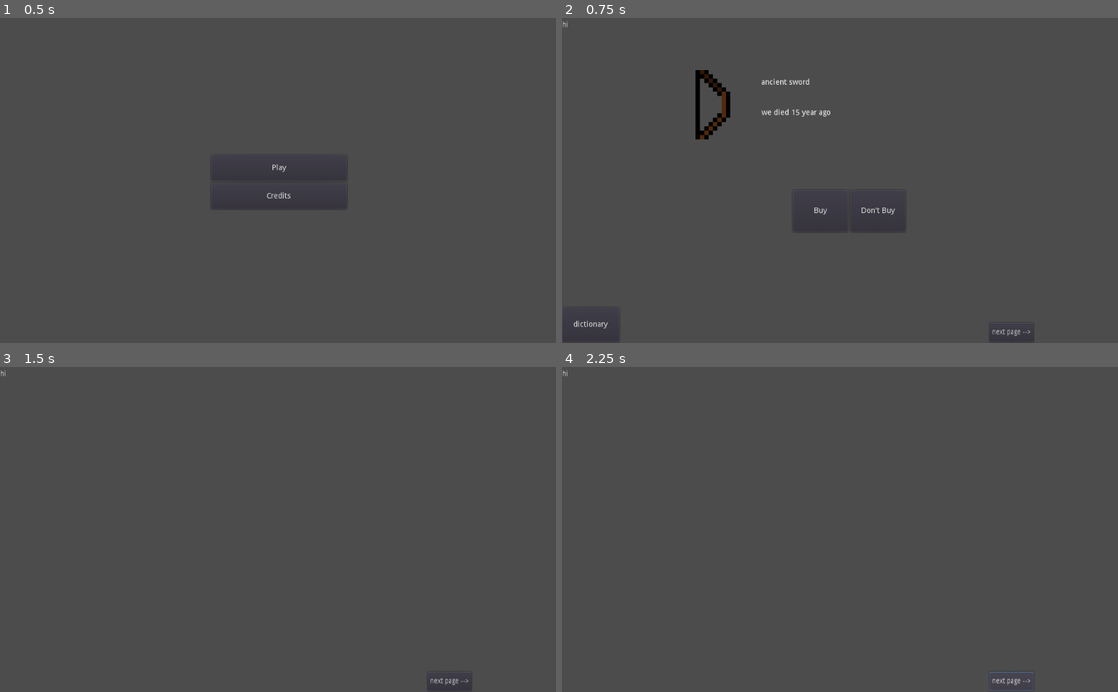
Above: before the commit, frames 1-4 (two rows, left to right).
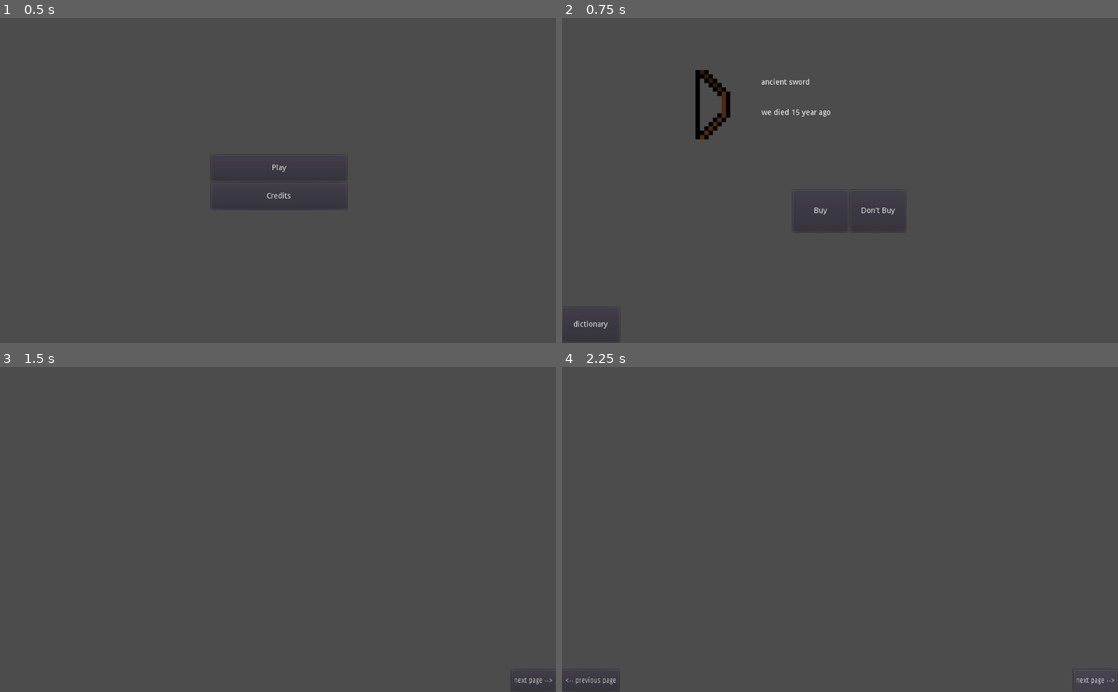
Above: after the commit, the same moments.

Repository: Birdoflames/BrackeysGameJam
Game: Godot game, scene res://Start_Scene.tscn
Two runs of this game, one before a commit and one after it. Both use one fixed random seed, a clock stepped at 60 frames per second and the inputs below.
Inputs:
- Up to frame 1 (0.5 s): no input
- Up to frame 2 (0.75 s): click "Play" at 0.5 s
- Up to frame 3 (1.5 s): click "dictionary" at 1.25 s
- Up to frame 4 (2.25 s): click "next page -->" at 2 s

Frame 1 is identical in both runs. In frame 2, less than 0.1% of the frame differs, in the area x 0-85%, y 1-100%; in frame 3, 0.1%; in frame 4, 0.2%, in the area x 0-100%, y 1-100%.
Error after the commit: Attempt to call function 'dictionary_story' in base 'null instance' on a null instance. (res://Dictonary.gd:20)

Commit message:
dictionary main

Diff:
--- a/Bow.gd
+++ b/Bow.gd
@@ -14,5 +14,4 @@
 func dictionary_story():
 	var dictionary_story = "they died " + years_ago + " years_ago"
 
-	get_parent().get_node("Artifacts_book/ancient bow Label").text = dictionary_story
-	print(get_parent().get_node("Artifacts_book/ancient bow Label").get_text())
+	get_parent().get_node("Artifacts_book/page 1/ancient bow label").text = dictionary_story
--- a/Dictonary.gd
+++ b/Dictonary.gd
@@ -2,21 +2,43 @@
 
 var dictionary_open = false
 
+
 func _physics_process(delta):
-	get_node("ancient bow Label").show()
+	if get_tree().current_scene.name == "Artifacts_book":
+		dict_func()
 
 
 func _on_dictionary_button_pressed():
 	get_tree().change_scene_to(load("res://Dictonary.tscn"))
+
+func dict_func():
+	get_parent().get_node("Artifacts_book").show()
 	var sprites = ["ancient sword", "ancient bow", "genie's oil lamp", "Mona Lisa's picture", "diamond ring", "diamond necklace", "cup", "axe", "vase", "lamp", "candlestick", "painting", "chandelier"]
 
 	for sprite in sprites:
+		print(get_parent())
 		get_parent().get_node("Bow").dictionary_story()
-
-
 
 #	timer.set_wait_time(2)
 #	timer.start()
 #	print(timer.get_time_left())
 
 #func _on_Timer_timeout():
+
+
+
+
+func _on_page_1_button_pressed():
+	get_parent().get_node("Artifacts_book/page 1").show()
+	get_parent().get_node("Artifacts_book/page 2").hide()
+	get_parent().get_node("Artifacts_book/page 3").hide()
+
+func _on_page_2_button_pressed():
+	get_parent().get_node("Artifacts_book/page 2").show()
+	get_parent().get_node("Artifacts_book/page 1").hide()
+	get_parent().get_node("Artifacts_book/page 3").hide()
+
+func _on_page_3_button_pressed():
+	get_parent().get_node("Artifacts_book/page 3").show()
+	get_parent().get_node("Artifacts_book/page 2").hide()
+	get_parent().get_node("Artifacts_book/page 1").hide()
--- a/Dictonary.tscn
+++ b/Dictonary.tscn
@@ -1,47 +1,158 @@
-[gd_scene load_steps=3 format=2]
+[gd_scene load_steps=2 format=2]
 
 [ext_resource path="res://Dictonary.gd" type="Script" id=1]
-[ext_resource path="res://page 2.gd" type="Script" id=2]
 
 [node name="Artifacts_book" type="Node2D"]
 scale = Vector2( 0.848288, 1 )
 script = ExtResource( 1 )
 
-[node name="ancient bow Label" type="Label" parent="."]
-margin_left = 1.0
-margin_top = 6.0
-margin_right = 389.0
-margin_bottom = 154.0
-text = "hi"
-__meta__ = {
-"_edit_use_anchors_": false
-}
+[node name="page 1" type="Node2D" parent="."]
 
-[node name="Button" type="Button" parent="."]
-margin_left = 928.0
-margin_top = 563.0
-margin_right = 1024.0
-margin_bottom = 598.0
+[node name="page 2 button" type="Button" parent="page 1"]
+margin_left = 1110.0
+margin_top = 559.0
+margin_right = 1206.0
+margin_bottom = 599.0
 text = "next page -->"
 __meta__ = {
 "_edit_use_anchors_": false
 }
 
-[node name="page 2" type="Node2D" parent="."]
-script = ExtResource( 2 )
-
-[node name="Label" type="Label" parent="page 2"]
-margin_right = 40.0
-margin_bottom = 14.0
+[node name="ancient bow label" type="Label" parent="page 1"]
+margin_right = 297.0
+margin_bottom = 140.0
 __meta__ = {
 "_edit_use_anchors_": false
 }
 
-[node name="Label" type="Label" parent="page 2/Label"]
-margin_right = 40.0
-margin_bottom = 14.0
+[node name="Label2" type="Label" parent="page 1"]
+margin_top = 180.0
+margin_right = 300.0
+margin_bottom = 320.0
 __meta__ = {
 "_edit_use_anchors_": false
 }
 
-[connection signal="pressed" from="Button" to="page 2" method="_on_Button_pressed"]
+[node name="Label3" type="Label" parent="page 1"]
+margin_top = 360.0
+margin_right = 300.0
+margin_bottom = 500.0
+__meta__ = {
+"_edit_use_anchors_": false
+}
+
+[node name="Label4" type="Label" parent="page 1"]
+margin_left = 905.894
+margin_right = 1205.89
+margin_bottom = 140.0
+__meta__ = {
+"_edit_use_anchors_": false
+}
+
+[node name="Label5" type="Label" parent="page 1"]
+margin_left = 905.894
+margin_top = 180.0
+margin_right = 1205.89
+margin_bottom = 320.0
+__meta__ = {
+"_edit_use_anchors_": false
+}
+
+[node name="Label6" type="Label" parent="page 1"]
+margin_left = 905.894
+margin_top = 360.0
+margin_right = 1205.89
+margin_bottom = 500.0
+__meta__ = {
+"_edit_use_anchors_": false
+}
+
+[node name="page 2" type="Node2D" parent="."]
+visible = false
+
+[node name="Label4" type="Label" parent="page 2"]
+margin_right = 300.0
+margin_bottom = 140.0
+__meta__ = {
+"_edit_use_anchors_": false
+}
+
+[node name="Label5" type="Label" parent="page 2"]
+margin_top = 180.0
+margin_right = 300.0
+margin_bottom = 320.0
+__meta__ = {
+"_edit_use_anchors_": false
+}
+
+[node name="Label6" type="Label" parent="page 2"]
+margin_top = 360.0
+margin_right = 300.0
+margin_bottom = 500.0
+__meta__ = {
+"_edit_use_anchors_": false
+}
+
+[node name="Label7" type="Label" parent="page 2"]
+margin_left = 905.894
+margin_right = 1205.89
+margin_bottom = 140.0
+__meta__ = {
+"_edit_use_anchors_": false
+}
+
+[node name="Label8" type="Label" parent="page 2"]
+margin_left = 905.894
+margin_top = 180.0
+margin_right = 1205.89
+margin_bottom = 320.0
+__meta__ = {
+"_edit_use_anchors_": false
+}
+
+[node name="Label9" type="Label" parent="page 2"]
+margin_left = 905.894
+margin_top = 360.0
+margin_right = 1205.89
+margin_bottom = 500.0
+__meta__ = {
+"_edit_use_anchors_": false
+}
+
+[node name="page 3 button" type="Button" parent="page 2"]
+margin_left = 1110.0
+margin_top = 559.0
+margin_right = 1206.0
+margin_bottom = 599.0
+text = "next page -->"
+__meta__ = {
+"_edit_use_anchors_": false
+}
+
+[node name="page 1 button" type="Button" parent="page 2"]
+margin_left = 1.0
+margin_top = 559.0
+margin_right = 97.0
+margin_bottom = 599.0
+text = "<-- previous page"
+__meta__ = {
+"_edit_use_anchors_": false
+}
+
+[node name="page 3" type="Node2D" parent="."]
+visible = false
+
+[node name="page 2 button" type="Button" parent="page 3"]
+margin_left = 1.17883
+margin_top = 559.0
+margin_right = 97.1788
+margin_bottom = 599.0
+text = "<-- previous page"
+__meta__ = {
+"_edit_use_anchors_": false
+}
+
+[connection signal="pressed" from="page 1/page 2 button" to="." method="_on_page_2_button_pressed"]
+[connection signal="pressed" from="page 2/page 3 button" to="." method="_on_page_3_button_pressed"]
+[connection signal="pressed" from="page 2/page 1 button" to="." method="_on_page_1_button_pressed"]
+[connection signal="pressed" from="page 3/page 2 button" to="." method="_on_page_2_button_pressed"]
--- a/Game_Scene.gd
+++ b/Game_Scene.gd
@@ -12,9 +12,9 @@
 	rnd.randomize()
 	var chosen_one = sprites[rnd.randi_range(0, 12)]
 
-	var get_story = get_node("Node/Bow").story()
+	var get_story = get_node("Bow").story()
 
-	get_node("Node/Bow").show()
+	get_node("Bow").show()
 
 	get_node("name label").text = chosen_one
 
@@ -22,7 +22,7 @@
 	if chosen_story == 0:
 		item_story = get_story
 	else:
-		item_story = get_node("Node/Bow").story()
+		item_story = get_node("Bow").story()
 		get_node("item story").text = item_story
 
 
--- a/Game_Scene.tscn
+++ b/Game_Scene.tscn
@@ -77,14 +77,13 @@
 "_edit_use_anchors_": false
 }
 
-[node name="Node" type="Node" parent="."]
-
-[node name="Bow" type="Sprite" parent="Node"]
+[node name="Bow" type="Sprite" parent="."]
 visible = false
 position = Vector2( 270, 160 )
 texture = ExtResource( 5 )
 script = ExtResource( 6 )
 
-[node name="Artifacts_book" parent="Node" instance=ExtResource( 2 )]
+[node name="Artifacts_book" parent="." instance=ExtResource( 2 )]
+visible = false
 
-[connection signal="pressed" from="dictionary button" to="Node/Artifacts_book" method="_on_dictionary_button_pressed"]
+[connection signal="pressed" from="dictionary button" to="Artifacts_book" method="_on_dictionary_button_pressed"]
--- a/page 2.gd
+++ /dev/null
@@ -1,8 +0,0 @@
-extends Node2D
-
-
-
-
-
-func _on_Button_pressed():
-	get_node(".").show()
